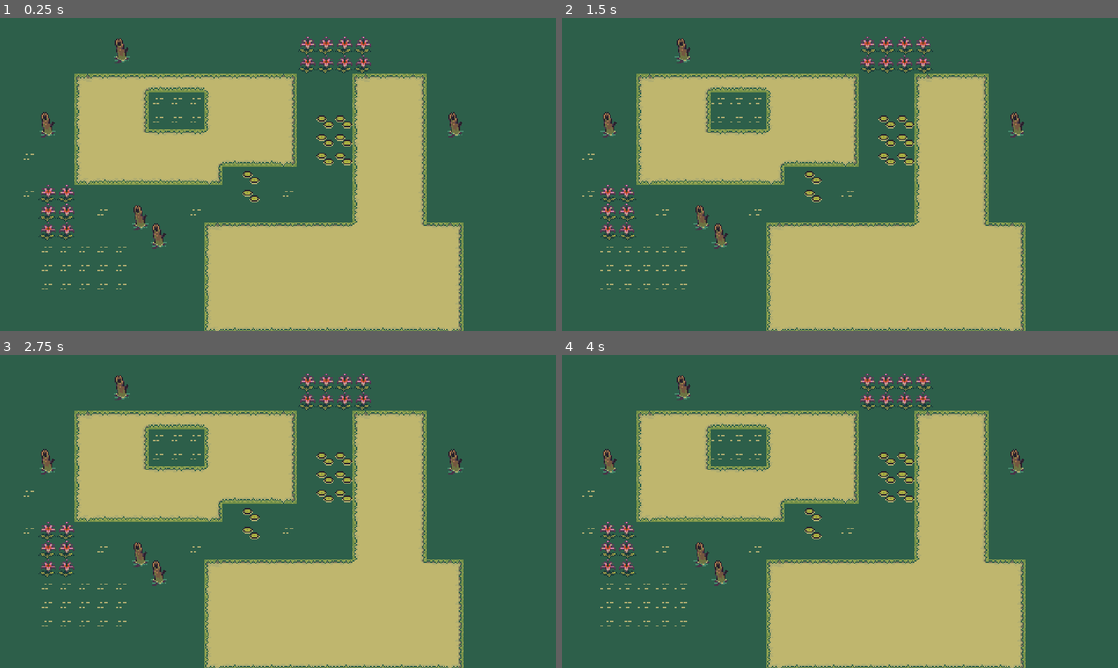
Above: before the commit, frames 1-4 (two rows, left to right).
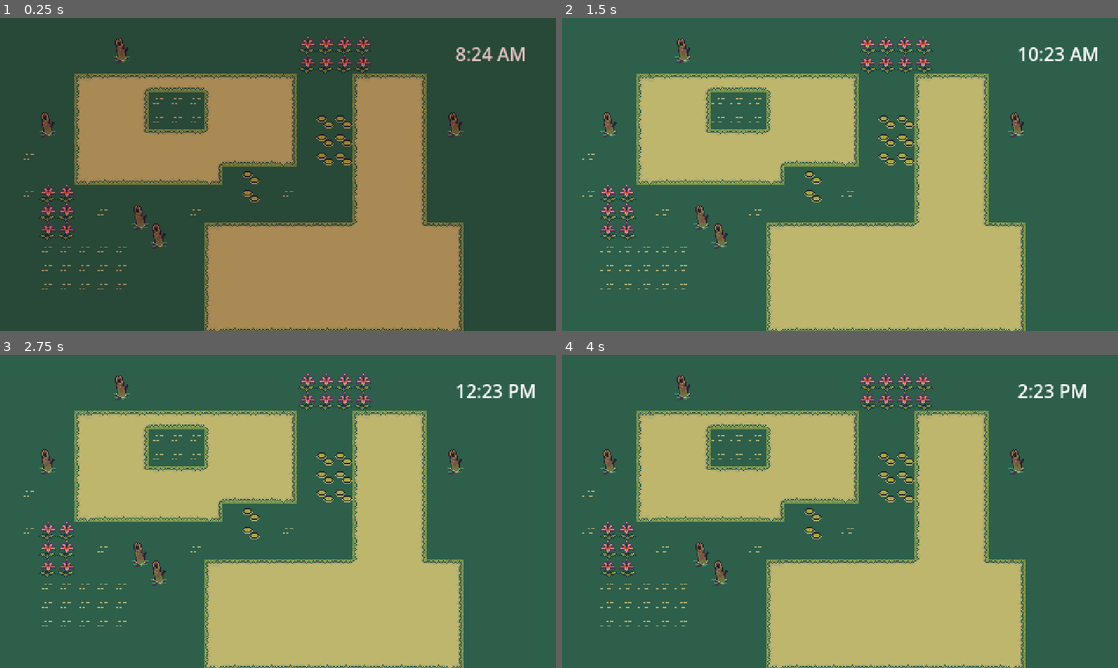
Above: after the commit, the same moments.

Repository: kahanscious/godot-tutorials
Game: Godot game, scene res://levels/example_scene.tscn
Two runs of this game, one before a commit and one after it. Both use one fixed random seed, a clock stepped at 60 frames per second and the inputs below. This scene is started directly instead of the project's main scene.
Inputs (mouse positions are in pixels of both pictures, inside the frame that each line leads up to):
- Up to frame 1 (0.25 s): no input
- Up to frame 2 (1.5 s): move the mouse to (962, 158) at 0.52 s; hold D (right) from 0.53 s (still down); right-click (962, 158) at 0.6 s; tap Space (jump) at 0.77 s; move the mouse to (728, 190) at 1.27 s; right-click (728, 190) at 1.35 s
- Up to frame 3 (2.75 s): tap Space (jump) at 1.52 s; move the mouse to (333, 442) at 2.02 s; release D (right) at 2.03 s; hold A (left) from 2.03 s (still down); right-click (333, 442) at 2.1 s
- Up to frame 4 (4 s): move the mouse to (812, 574) at 2.77 s; release A (left) at 2.78 s; hold D (right) from 2.78 s (still down); right-click (812, 574) at 2.85 s; tap Space (jump) at 3.02, 3.77 s; move the mouse to (1006, 558) at 3.52 s; right-click (1006, 558) at 3.6 s

The runs differ from the first frame. In frame 1, 35% of the frame differs, in the area x 4-95%, y 6-100%; in frame 2, 0.3%; in frame 3, 0.3%; in frame 4, 0.3%.

Commit message:
day night cycle

Diff:
--- a/levels/example_scene.tscn
+++ b/levels/example_scene.tscn
@@ -1,6 +1,8 @@
-[gd_scene load_steps=17 format=4 uid="uid://dv0xhun7qilnd"]
-
+[gd_scene load_steps=19 format=4 uid="uid://dv0xhun7qilnd"]
+
+[ext_resource type="Script" path="res://levels/outdoor_level.gd" id="1_0yu1e"]
 [ext_resource type="Texture2D" uid="uid://bgbhsgft62wa8" path="res://assets/environment/autotile/TilesetFloor.png" id="1_iwtih"]
+[ext_resource type="PackedScene" uid="uid://ch1sufa6qtupi" path="res://scenes/world/day_night_manager.tscn" id="2_6xsvi"]
 [ext_resource type="Texture2D" uid="uid://48a364lv7bl1" path="res://assets/environment/autotile/Tileset_water.png" id="2_gwr36"]
 [ext_resource type="Texture2D" uid="uid://d2ayb3a3216c5" path="res://assets/environment/autotile/Lily pad.png" id="3_rurdt"]
 [ext_resource type="Texture2D" uid="uid://dfejwkcdiitwj" path="res://assets/environment/autotile/Lily pads.png" id="4_iygle"]
@@ -534,15 +536,26 @@
 sources/0 = SubResource("TileSetAtlasSource_fyo3y")
 
 [node name="ExampleScene" type="Node2D"]
-
-[node name="Water" type="TileMapLayer" parent="."]
+script = ExtResource("1_0yu1e")
+
+[node name="DayNightManager" parent="." instance=ExtResource("2_6xsvi")]
+
+[node name="TileMaps" type="Node2D" parent="."]
+
+[node name="Water" type="TileMapLayer" parent="TileMaps"]
 tile_map_data = PackedByteArray("AAAAAAAAAAAKAAgAAAAAAAEAAAAKAAgAAAAAAAIAAAAKAAgAAAAAAAMAAAAKAAgAAAAAAAQAAAAKAAgAAAAAAA …(8080 unchanged characters)…
 tile_set = SubResource("TileSet_2rr5c")
 
-[node name="WaterObjects" type="TileMapLayer" parent="."]
+[node name="WaterObjects" type="TileMapLayer" parent="TileMaps"]
 tile_map_data = PackedByteArray("AAACAAwAAAAKAAcAAAACAA0AAAAKAAcAAAACAA4AAAAKAAcAAAADAAwAAAAKAAcAAAADAA0AAAAKAAcAAAADAA …(768 unchanged characters)…
 tile_set = SubResource("TileSet_t0fkh")
 
-[node name="Ground" type="TileMapLayer" parent="."]
+[node name="Ground" type="TileMapLayer" parent="TileMaps"]
 tile_map_data = PackedByteArray("AAAEAAMAAAAAAAAAAAAEAAQAAAAAAAEAAAAEAAUAAAAAAAEAAAAEAAYAAAAAAAEAAAAEAAcAAAAAAAEAAAAEAA …(2768 unchanged characters)…
 tile_set = SubResource("TileSet_7ocg4")
+
+[node name="TimeLabel" type="Label" parent="."]
+offset_left = 393.034
+offset_top = 19.0274
+offset_right = 433.034
+offset_bottom = 42.0274
--- /dev/null
+++ b/levels/outdoor_level.gd
@@ -0,0 +1,23 @@
+class_name OutdoorLevel extends Node2D
+
+@onready var day_night_manager: DayNightManager = $DayNightManager
+@onready var time_label: Label = $TimeLabel
+
+@export var enable_day_night_cycle: bool = true
+
+
+func _ready() -> void:
+	if enable_day_night_cycle:
+		_setup_day_night_cycle()
+	else:
+		day_night_manager.visible = false
+		day_night_manager.process_mode = Node.PROCESS_MODE_DISABLED
+
+
+func _setup_day_night_cycle() -> void:
+	day_night_manager.time_changed.connect(_on_time_changed)
+
+
+func _on_time_changed(_hour: float, time_string: String) -> void:
+	if time_label:
+		time_label.text = time_string
--- /dev/null
+++ b/scenes/world/day_night_manager.gd
@@ -0,0 +1,89 @@
+class_name DayNightManager extends Node2D
+
+signal time_changed(current_hour: float, time_string: String)
+
+@onready var canvas_modulate: CanvasModulate = $CanvasModulate
+
+@export_group("Time Settings")
+@export var day_duration: float = 15.0
+@export var starting_hour: float = 8.0
+@export_range(0, 23) var sunrise_hour: int = 6
+@export_range(0, 23) var sunset_hour: int = 19
+
+@export_group("Color Settings")
+@export var day_color: Color = Color(1.0, 1.0, 1.0, 1.0)
+@export var night_color: Color = Color(0.4, 0.4, 0.7, 1.0)
+@export var sunset_color: Color = Color(0.84, 0.58, 0.28, 1.0)
+@export var sunrise_color: Color = Color(0.86, 0.70, 0.70, 1.0)
+
+var elapsed_time: float = 0.0
+var current_hour: float = 0.0
+
+
+func _ready() -> void:
+	current_hour = starting_hour
+	_update_world_color()
+	time_changed.emit(current_hour, get_time_string())
+
+
+func _process(delta: float) -> void:
+	elapsed_time += delta
+
+	current_hour = fmod(starting_hour + (elapsed_time * 24.0 / day_duration), 24.0)
+	_update_world_color()
+	time_changed.emit(current_hour, get_time_string())
+
+
+func _update_world_color() -> void:
+	var target_color: Color
+
+	if current_hour >= sunrise_hour and current_hour < sunrise_hour + 2:
+		var t = (current_hour - sunrise_hour) / 2
+		target_color = night_color.lerp(sunrise_color, t)
+
+	elif current_hour >= sunrise_hour + 2 and current_hour < sunrise_hour + 4:
+		var t = (current_hour - (sunrise_hour + 2)) / 2
+		target_color = sunrise_color.lerp(day_color, t)
+
+	elif current_hour >= sunrise_hour + 4 and current_hour < sunset_hour - 2:
+		target_color = day_color
+
+	elif current_hour >= sunset_hour - 2 and current_hour < sunset_hour:
+		var t = (current_hour - (sunset_hour - 2)) / 2
+		target_color = day_color.lerp(sunrise_color, t)
+
+	elif current_hour >= sunset_hour and current_hour < sunset_hour + 2:
+		var t = (current_hour - sunset_hour) / 2
+		target_color = sunset_color.lerp(night_color, t)
+
+	else:
+		target_color = night_color
+
+	canvas_modulate.color = target_color
+
+
+func get_time_string() -> String:
+	var hour := floori(current_hour)
+	var minute := floori((current_hour - hour) * 60)
+	var ampm := "AM" if hour < 12 else "PM"
+
+	if hour == 0:
+		hour = 12
+	elif hour > 12:
+		hour -= 12
+
+	return "%d:%02d %s" % [hour, minute, ampm]
+
+
+func pause_cycle() -> void:
+	set_process(false)
+
+
+func resume_cycle() -> void:
+	set_process(true)
+
+
+func set_time(hour: float) -> void:
+	current_hour = hour
+	_update_world_color()
+	time_changed.emit(current_hour, get_time_string())
--- /dev/null
+++ b/scenes/world/day_night_manager.tscn
@@ -0,0 +1,8 @@
+[gd_scene load_steps=2 format=3 uid="uid://ch1sufa6qtupi"]
+
+[ext_resource type="Script" path="res://scenes/world/day_night_manager.gd" id="1_qal0j"]
+
+[node name="DayNightManager" type="Node2D"]
+script = ExtResource("1_qal0j")
+
+[node name="CanvasModulate" type="CanvasModulate" parent="."]
